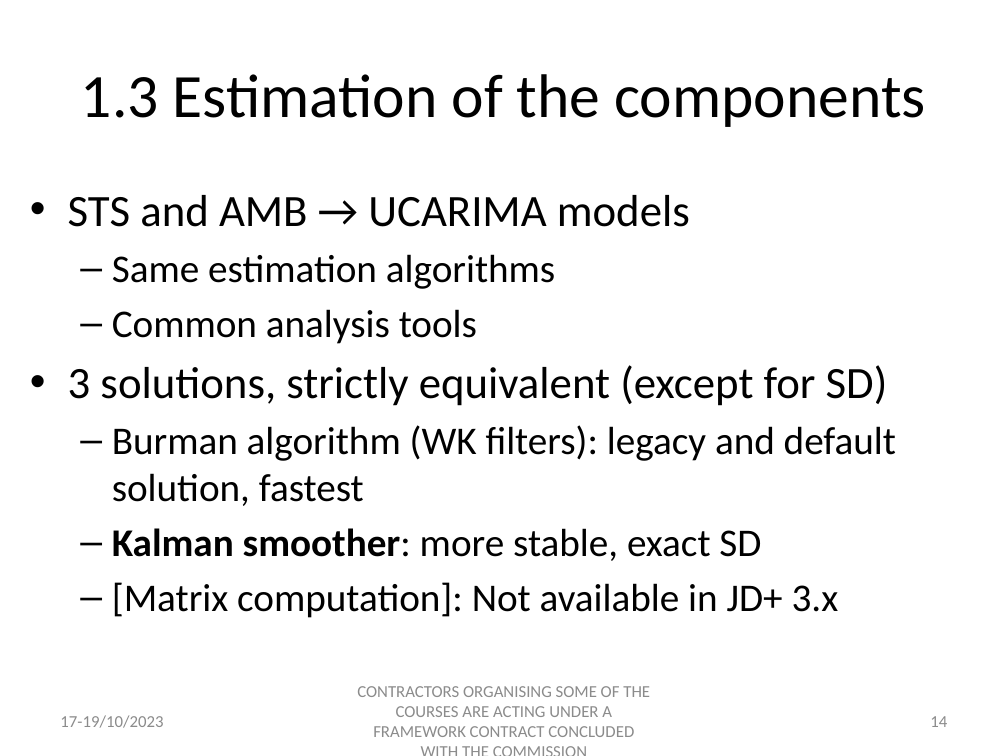
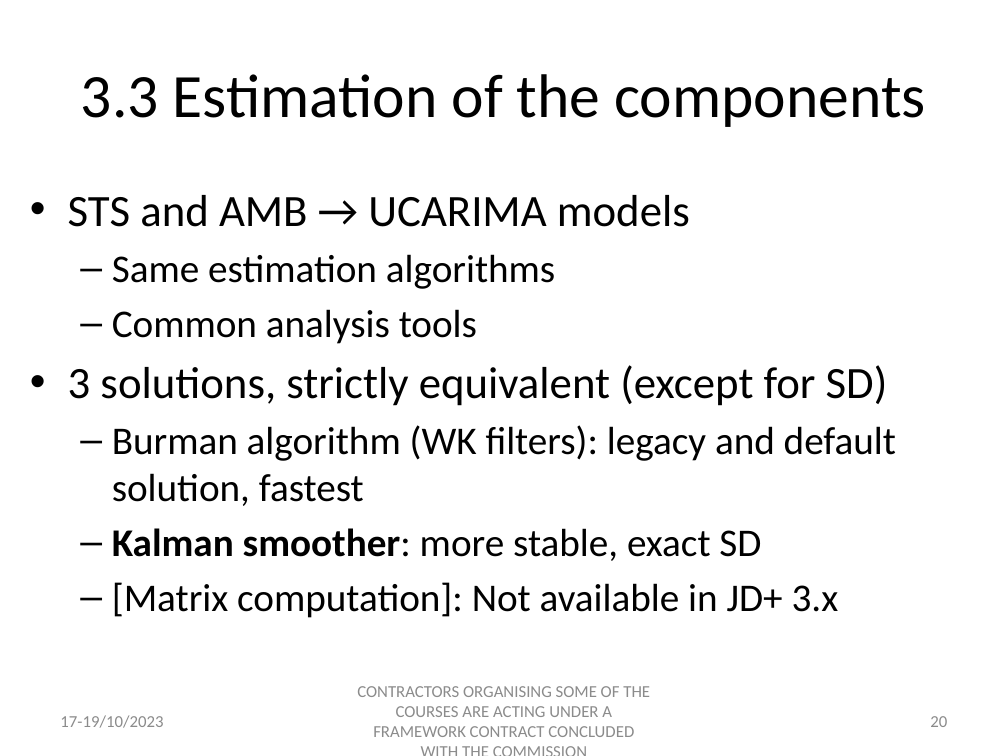
Before and after one commit to palatej/estp2023, a slide deck: slide 20 of Presentations/2.2 JD+_SEATS.pptx (slide 14 before the commit). Drawn at 1008x756 pixels with LibreOffice and Linux fonts; fonts in the diff are those of the drawing. Boxes give left, top, right and bottom in pixels: in the first picture for what was removed or moved away, otherwise in the second. Text is boxed around its words. In the diff, an @@ line names an element or a change of style, - is before the commit and + after.

```diff
--- a/Presentations/2.2 JD+_SEATS.pptx
+++ b/Presentations/2.2 JD+_SEATS.pptx
@@ title at box(81, 74, 925, 127): text changed @@
-1.3 Estimation of the components
+3.3 Estimation of the components
@@ page number at box(930, 716, 947, 727): text changed @@
-14
+20
```
Also in this commit, not shown: 17 other slides changed, 5 slides added, 14 other files.
